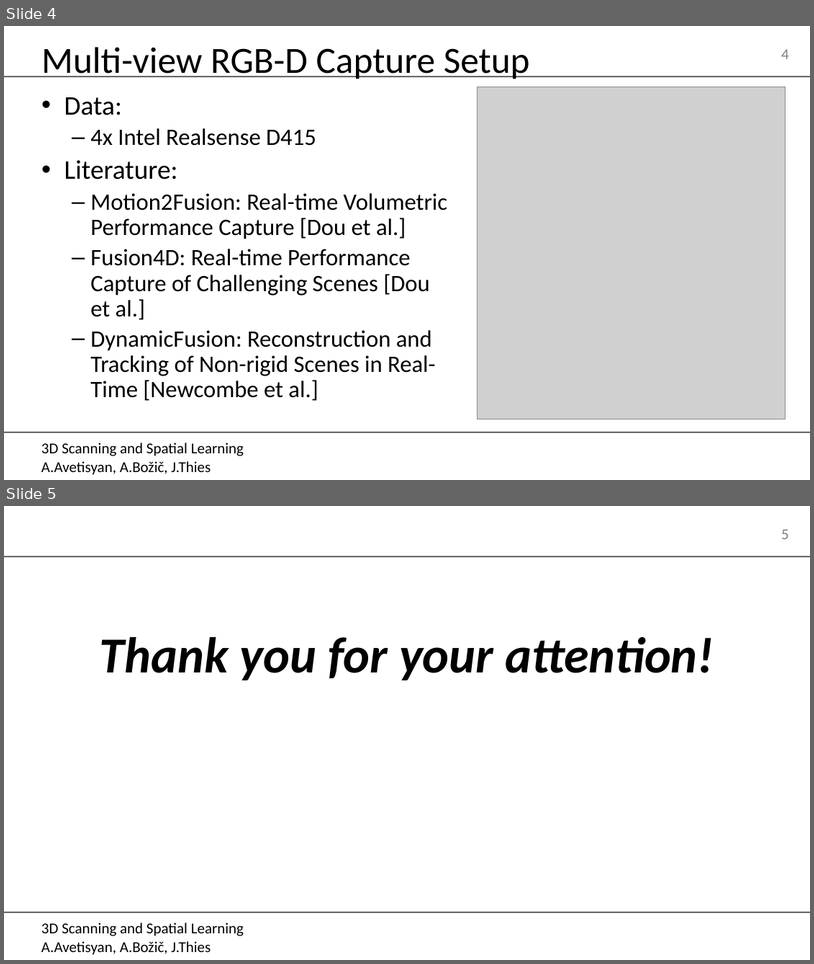
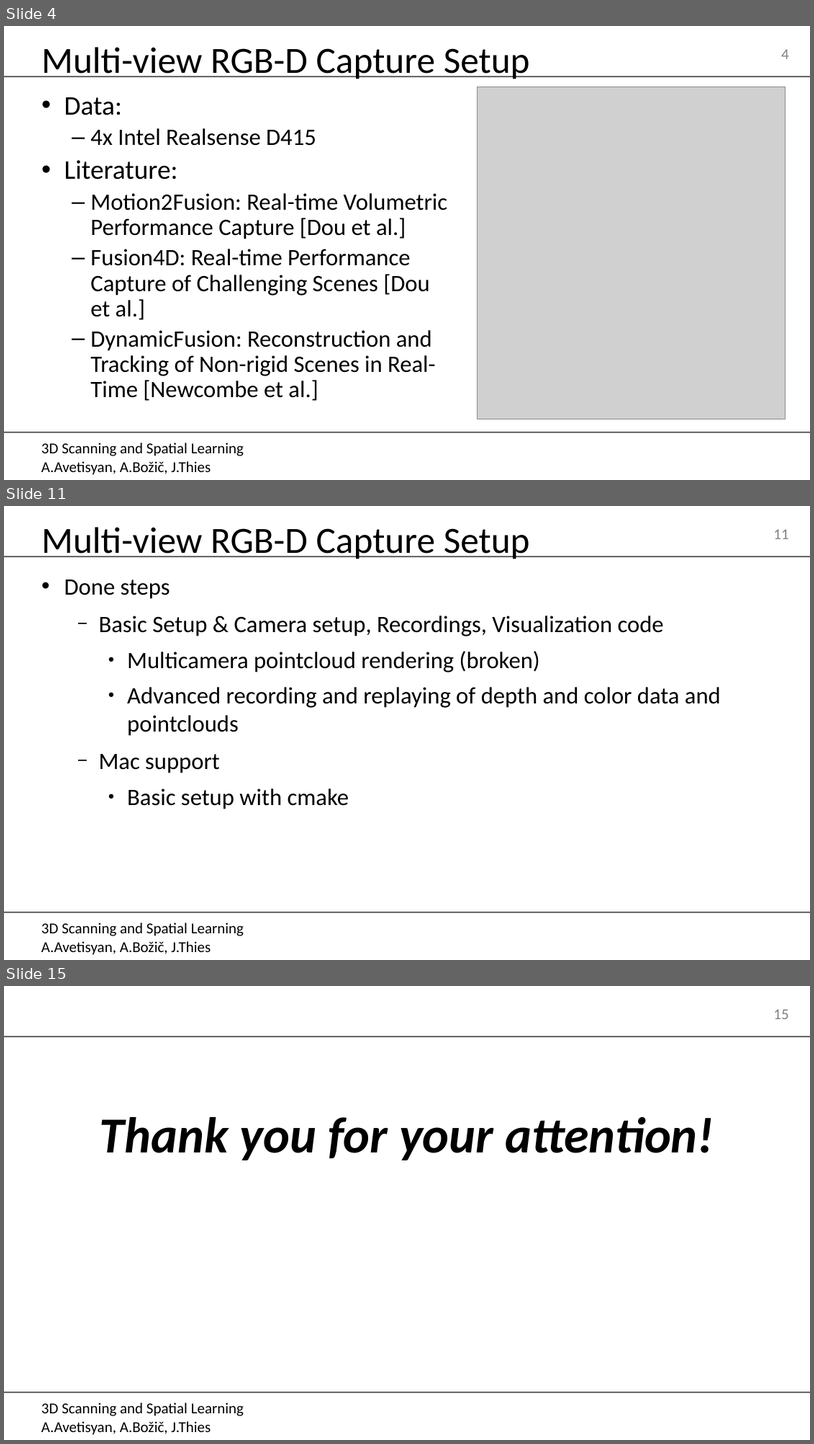
Before and after one commit to MarcelBruckner-TUMProjects/Volumetric-Fusion, a slide deck: Presentations/Presentation.odp. Shown one above the other, each under a label of ours: slides 4 and 5 before the commit, slides 4, 11 and 15 after it; the slides between them are not shown. The pictures are 814x964 and 814x1444 pixels, drawn with LibreOffice and Linux fonts; fonts in the diff are those of the drawing; grey boxes stand for pictures; background and template pictures are left out. Boxes give left, top, right and bottom in pixels: in the first picture for what was removed or moved away, otherwise in the second. Text is boxed around its words. In the diff, an @@ line names an element or a change of style, - is before the commit and + after.

Commit message:
Added basic presentation structure

```diff
--- a/Presentations/Presentation.odp
+++ b/Presentations/Presentation.odp
@@ slide 11 added at <box>4,506,810,960</box>, background #FFFFFF; not listed: 4 template elements that a slide beside it also shows @@
@@ title added at <box>41,527,530,559</box>, 44 pt, text #000000 @@
+Multi-view RGB-D Capture Setup
@@ text added at <box>64,579,721,809</box>, 28 pt, text #000000 @@
+• Done steps
+  − Basic Setup & Camera setup, Recordings, Visualization code
+    ● Multicamera pointcloud rendering (broken)
+    ● Advanced recording and replaying of depth and color data and pointclouds
+  − Mac support
+    ● Basic setup with cmake
@@ what was slide 5 is now slide 15 @@
@@ page number at <box>774,1009,789,1019</box>: text changed @@
-5
+15
```
Also in this commit, not shown: 9 other slides added, 1 other file.
